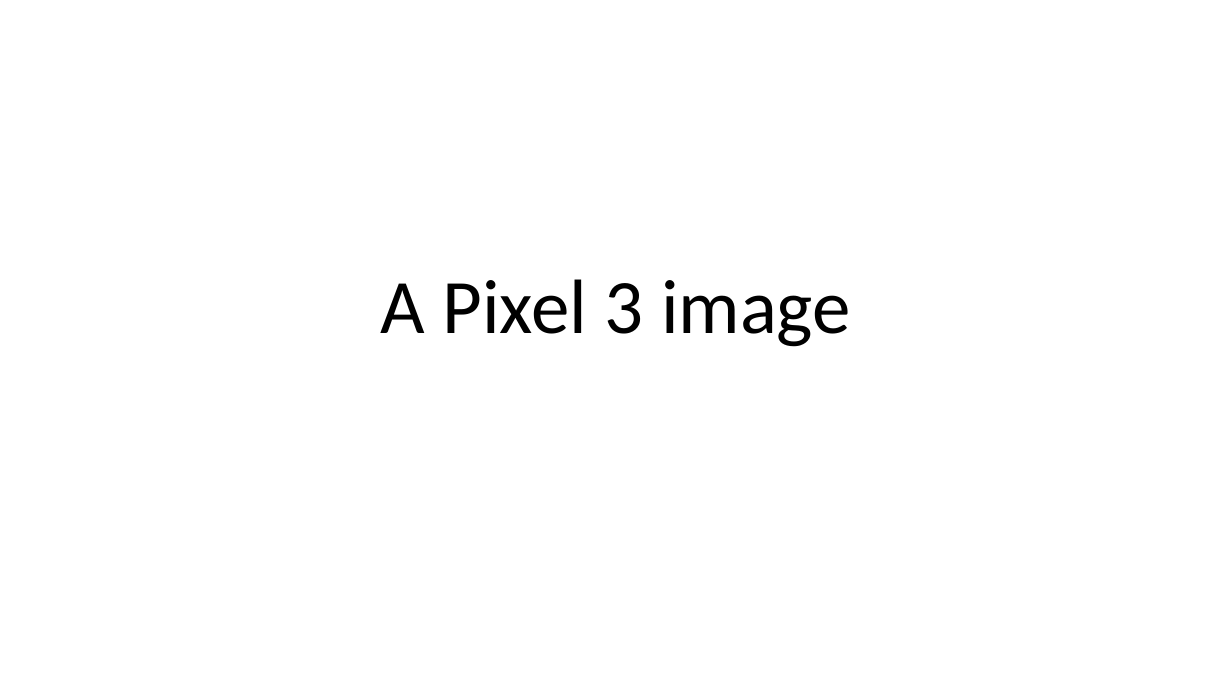
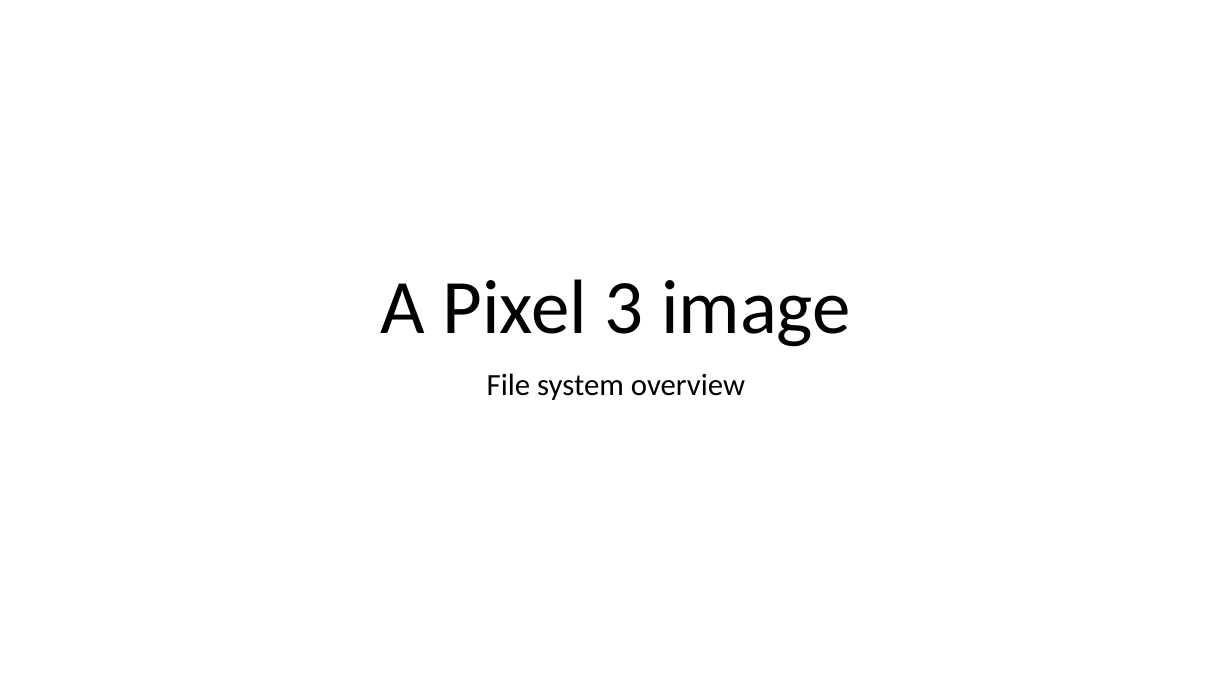
Before and after one commit to frankwxu/digital-forensics-lab, a slide deck: slide 1 of Andriod10/1_Pixel3_Image.pptx. Drawn at 1232x693 pixels with LibreOffice and Linux fonts; fonts in the diff are those of the drawing; background and template pictures are left out. Boxes give left, top, right and bottom in pixels: in the first picture for what was removed or moved away, otherwise in the second. Text is boxed around its words. In the diff, an @@ line names an element or a change of style, - is before the commit and + after.

```diff
--- a/Andriod10/1_Pixel3_Image.pptx
+++ b/Andriod10/1_Pixel3_Image.pptx
@@ subtitle added at box(487, 373, 745, 400), 24 pt, text #000000 @@
+File system overview
```
Also in this commit, not shown: 2 other slides changed, 1 other file.
